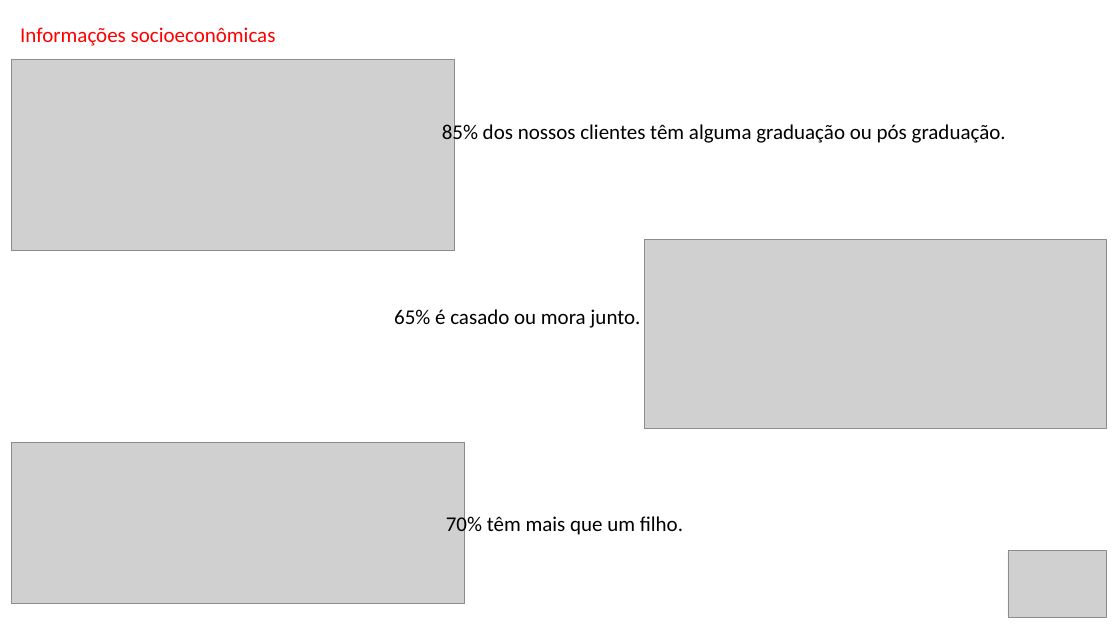
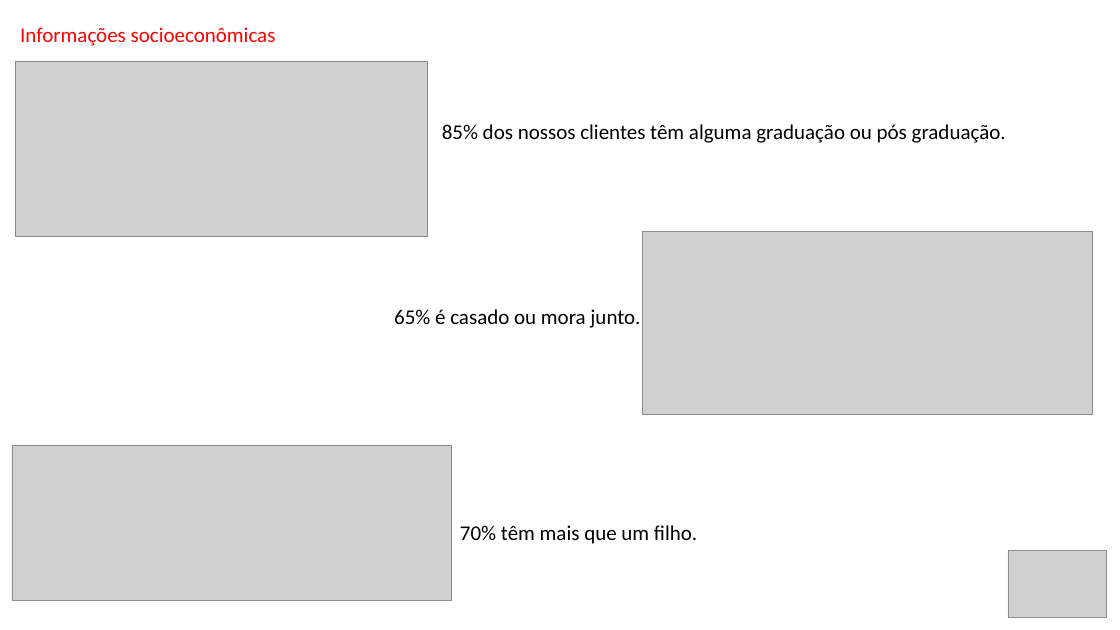
Before and after one commit to Danielgmelo/ifood, a slide deck: slide 5 of my_project/iFood CRM Data Analyst Case.pptx. Drawn at 1120x630 pixels with LibreOffice and Linux fonts; fonts in the diff are those of the drawing; grey boxes stand for pictures. Boxes give left, top, right and bottom in pixels: in the first picture for what was removed or moved away, otherwise in the second. Text is boxed around its words. In the diff, an @@ line names an element or a change of style, - is before the commit and + after.

```diff
--- a/my_project/iFood CRM Data Analyst Case.pptx
+++ b/my_project/iFood CRM Data Analyst Case.pptx
@@ picture: place and size @@
-picture at (12, 60, 454, 251)
+picture at (15, 61, 427, 237)
@@ picture: place and size @@
-picture at (645, 239, 1107, 429)
+picture at (643, 232, 1093, 414)
@@ picture: place and size @@
-picture at (12, 443, 465, 604)
+picture at (12, 446, 452, 601)
@@ text "70% têm mais que um ..." rewrapped from (446, 513, 683, 537) to (460, 525, 697, 544) @@
```
Also in this commit, not shown: 1 other slide changed, 3 other files.
